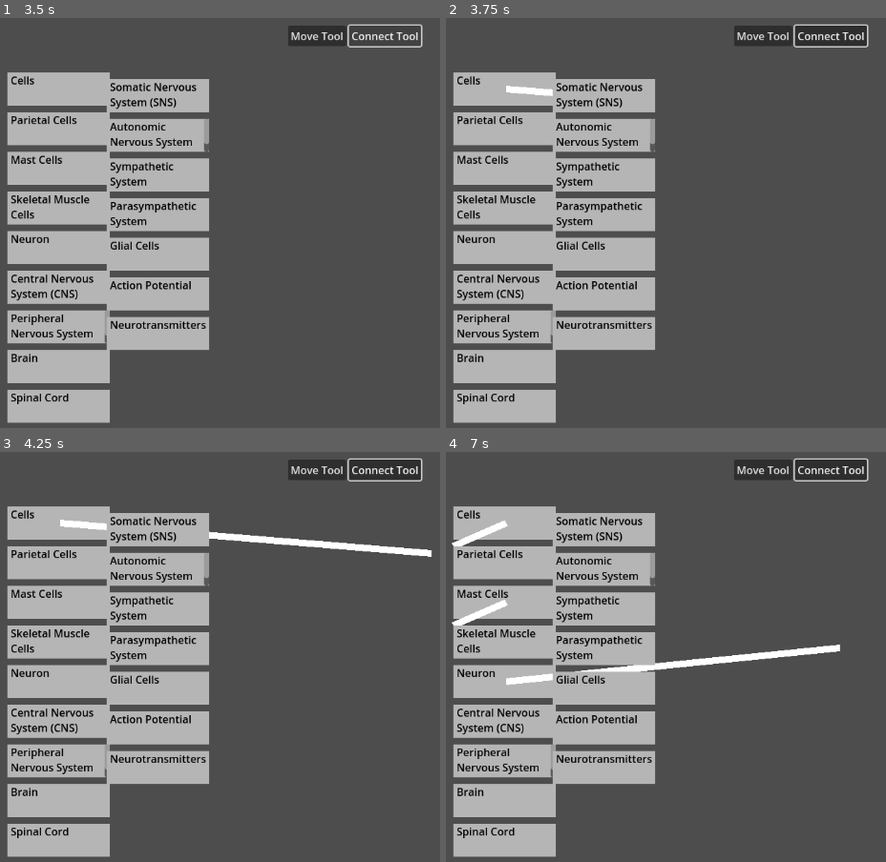
Above: before the commit, frames 1-4 (two rows, left to right).
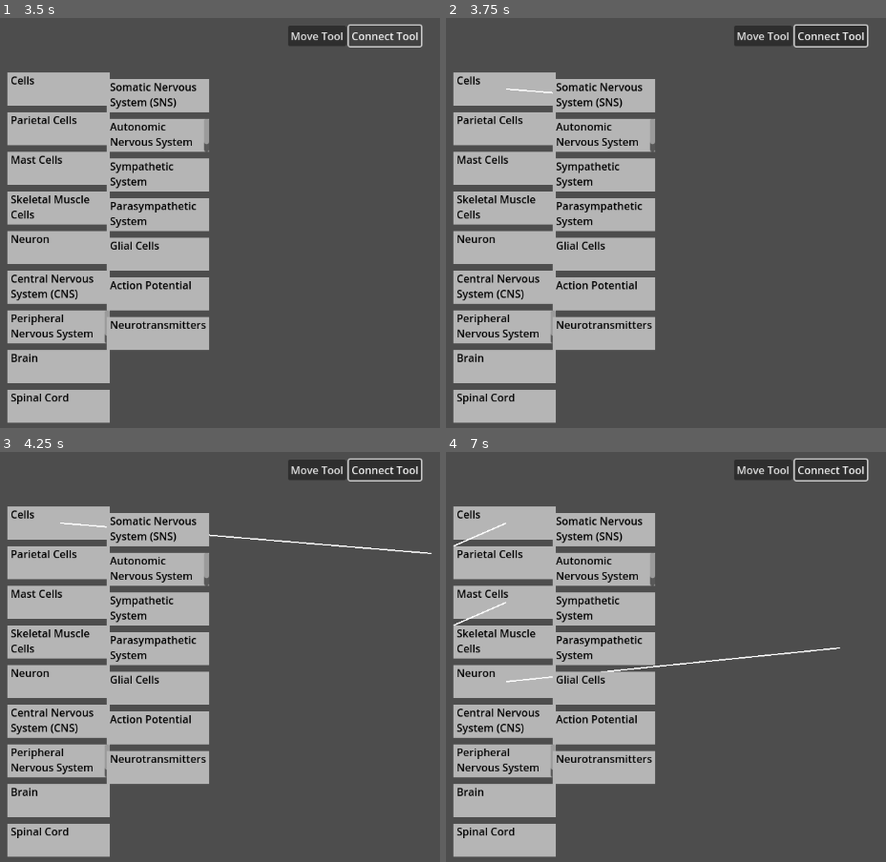
Above: after the commit, the same moments.

Repository: sk337/MindMapGame
Game: Godot game, scene res://scenes/MapGame.tscn
Same seed, same stepped clock (60 frames per second), same inputs: the game is played once before the commit and once after it.
Inputs (mouse positions are in pixels of both pictures, inside the frame that each line leads up to):
- Up to frame 1 (3.5 s): click "Move Tool" at 0.5 s; click "Move Tool" at 1.25 s; click "Move Tool" at 2 s; click "Connect Tool" at 2.75 s
- Up to frame 2 (3.75 s): drag from (507, 87) to (877, 120) at 3.52 s
- Up to frame 3 (4.25 s): no input
- Up to frame 4 (7 s): drag from (507, 562) to (762, 734) at 4.27 s; move the mouse to (507, 603) at 5.02 s; click (507, 603) at 5.17 s; drag from (507, 640) to (573, 583) at 5.77 s; drag from (507, 681) to (837, 648) at 6.52 s

Frame 1 is identical in both runs. In frame 2, 0.1% of the frame differs, in the area x 13-25%, y 16-20%; in frame 3, 0.9%; in frame 4, 1.4%, in the area x 1-90%, y 16-57%.

Commit message:
lines working pretty well

Diff:
--- a/scripts/MapGame.gd
+++ b/scripts/MapGame.gd
@@ -105,6 +105,8 @@
 					first_clicked_term = clicked_term
 					line_in_progress = Line2D.new()
 					first_clicked_term.add_child(line_in_progress)
+					line_in_progress.width = 2 # set the width
+					line_in_progress.z_index = 0 # behind the terms
 					line_in_progress.add_point(first_clicked_term.get_local_mouse_position())
 					line_in_progress.add_point(first_clicked_term.get_local_mouse_position())
 				else: #second click, finish line
@@ -128,7 +130,8 @@
 		else: #input was not a mouse button
 			#handle movement mid-line creation
 			if first_clicked_term and line_in_progress:
-				line_in_progress.set_point_position(1, first_clicked_term.to_local(event.global_position))
+				if event.global_position:
+					line_in_progress.set_point_position(1, first_clicked_term.to_local(event.global_position))
 
 func update_lines_for_term(changed_term):
 	# move start and end points of lines where this term is the start
@@ -140,16 +143,17 @@
 		var new_start_point_global = changed_term.get_global_position()
 		# Calculate the delta
 		var delta = changed_term.get_global_position() - changed_term.old_global_position
-		print(delta)
 		# Apply the delta to the line's start point
 		var new_start_local = line.to_local(new_start_point_global)
 		line.set_point_position(0, new_start_local)
 		# Apply the delta to the line's end point (if the term is the start term)
 		var new_end_local = line.to_local(end_point_global - delta)
 		line.set_point_position(1, new_end_local)
+		line.z_index = 0
 	# move end points of lines wher ethis term is the end
 	for line in term_connections[changed_term.term_index]["end_lines"]:
 		line.set_point_position(1, changed_term.get_global_position() - line.get_parent().get_global_position())
+		line.z_index = 0
 
 func _on_move_tool_button_pressed():
 	current_tool = Tools.MOVE
